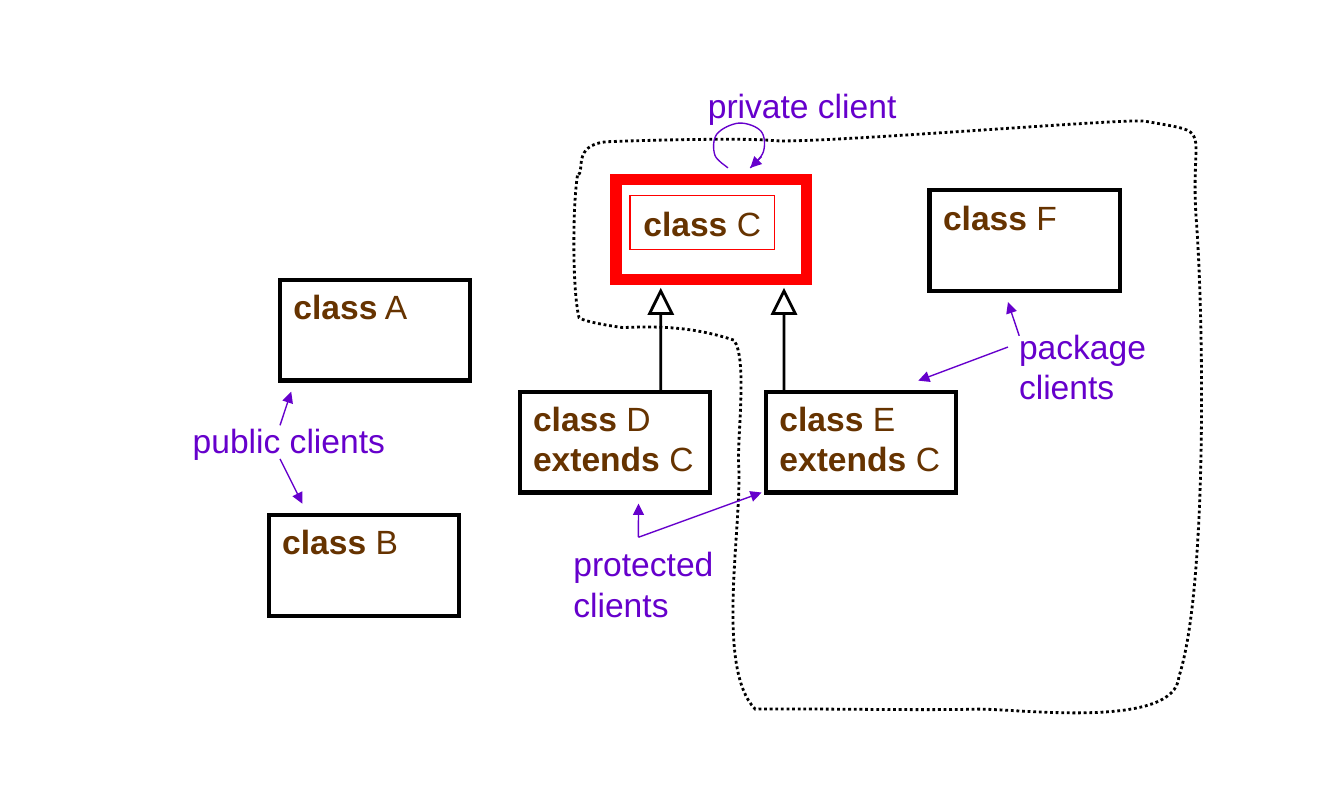
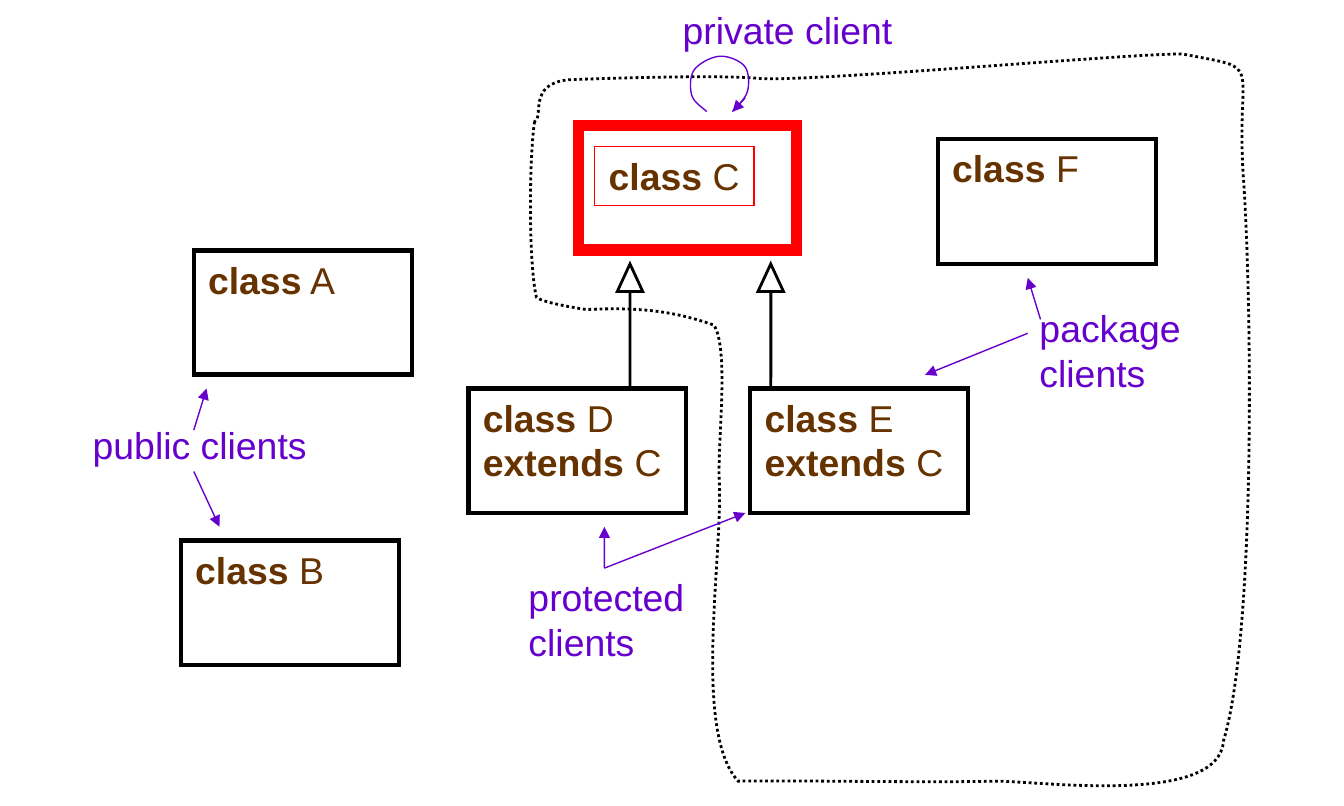
Before and after one commit to GaloisInc/ESCJava2, a slide deck: slide 10 of ESCTools/slides/CAV2007Tutorial/new-diagrams.ppt. Drawn at 1344x806 pixels with LibreOffice and Linux fonts; fonts in the diff are those of the drawing. Boxes give left, top, right and bottom in pixels: in the first picture for what was removed or moved away, otherwise in the second. Text is boxed around its words. In the diff, an @@ line names an element or a change of style, - is before the commit and + after.

```diff
--- a/ESCTools/slides/CAV2007Tutorial/new-diagrams.ppt
+++ b/ESCTools/slides/CAV2007Tutorial/new-diagrams.ppt
@@ size 18 to 20 pt in 10 elements at box(765, 405, 943, 477), box(483, 405, 662, 477), box(1039, 313, 1180, 388), box(952, 155, 1079, 183), box(528, 584, 684, 657), box(93, 432, 307, 467), box(594, 146, 754, 206), box(208, 267, 335, 295), box(195, 557, 324, 585), box(683, 17, 892, 52) @@
@@ text "private client": place and size @@
-text "private client" at box(708, 93, 896, 124)
+text "private client" at box(683, 17, 892, 52)
@@ freeform shape: place and size @@
-freeform shape at box(571, 118, 1216, 730)
+freeform shape at box(527, 50, 1265, 806)
@@ freeform shape: place and size @@
-freeform shape at box(712, 122, 765, 168)
+freeform shape at box(689, 55, 750, 112)
@@ arrow moved from (762, 157) - (750, 168) to (745, 98) - (732, 112) @@
@@ rectangle: place and size @@
-rectangle at box(616, 179, 806, 280)
+rectangle at box(579, 126, 797, 251)
@@ rectangle "class C": place and size @@
-rectangle "class C" at box(630, 196, 774, 250)
+rectangle "class C" at box(594, 146, 754, 206)
@@ text "class F": place and size @@
-text "class F" at box(943, 205, 1056, 231)
+text "class F" at box(952, 155, 1079, 183)
@@ rectangle: place and size @@
-rectangle at box(930, 191, 1121, 292)
+rectangle at box(938, 140, 1156, 265)
@@ text "class A": place and size @@
-text "class A" at box(293, 294, 407, 320)
+text "class A" at box(208, 267, 335, 295)
@@ rectangle: place and size @@
-rectangle at box(280, 280, 470, 380)
+rectangle at box(194, 250, 411, 374)
@@ triangle: place and size @@
-triangle at box(649, 292, 672, 314)
+triangle at box(617, 265, 642, 293)
@@ triangle: place and size @@
-triangle at box(773, 292, 796, 314)
+triangle at box(758, 265, 784, 293)
@@ line moved from (661, 392) - (661, 313) to (630, 388) - (630, 292) @@
@@ line moved from (784, 392) - (784, 313) to (771, 388) - (771, 292) @@
@@ text "package clients": place and size @@
-text "package clients" at box(1019, 333, 1146, 400)
+text "package clients" at box(1039, 313, 1180, 388)
@@ arrow moved from (1019, 336) - (1008, 302) to (1040, 320) - (1028, 278) @@
@@ arrow moved from (1008, 347) - (918, 380) to (1028, 333) - (925, 375) @@
@@ arrow moved from (280, 426) - (292, 392) to (194, 430) - (207, 388) @@
@@ text "class D extends C": place and size @@
-text "class D extends C" at box(533, 406, 693, 472)
+text "class D extends C" at box(483, 405, 662, 477)
@@ rectangle: place and size @@
-rectangle at box(520, 392, 711, 493)
+rectangle at box(469, 388, 687, 513)
@@ text "class E extends C": place and size @@
-text "class E extends C" at box(779, 406, 940, 472)
+text "class E extends C" at box(765, 405, 943, 477)
@@ rectangle: place and size @@
-rectangle at box(766, 392, 957, 493)
+rectangle at box(750, 388, 968, 513)
@@ text "public clients": place and size @@
-text "public clients" at box(193, 428, 385, 459)
+text "public clients" at box(93, 432, 307, 467)
@@ arrow moved from (280, 460) - (302, 504) to (194, 472) - (219, 527) @@
@@ arrow moved from (638, 538) - (762, 493) to (605, 569) - (746, 513) @@
@@ arrow moved from (638, 538) - (638, 504) to (605, 569) - (605, 527) @@
@@ text "class B": place and size @@
-text "class B" at box(282, 529, 398, 555)
+text "class B" at box(195, 557, 324, 585)
@@ rectangle: place and size @@
-rectangle at box(269, 515, 460, 616)
+rectangle at box(181, 540, 399, 665)
@@ text "protected clients": place and size @@
-text "protected clients" at box(573, 551, 713, 618)
+text "protected clients" at box(528, 584, 684, 657)
```
Also in this commit, not shown: 14 other slides changed, 3 slides added, 1 slide removed, 39 other files.
